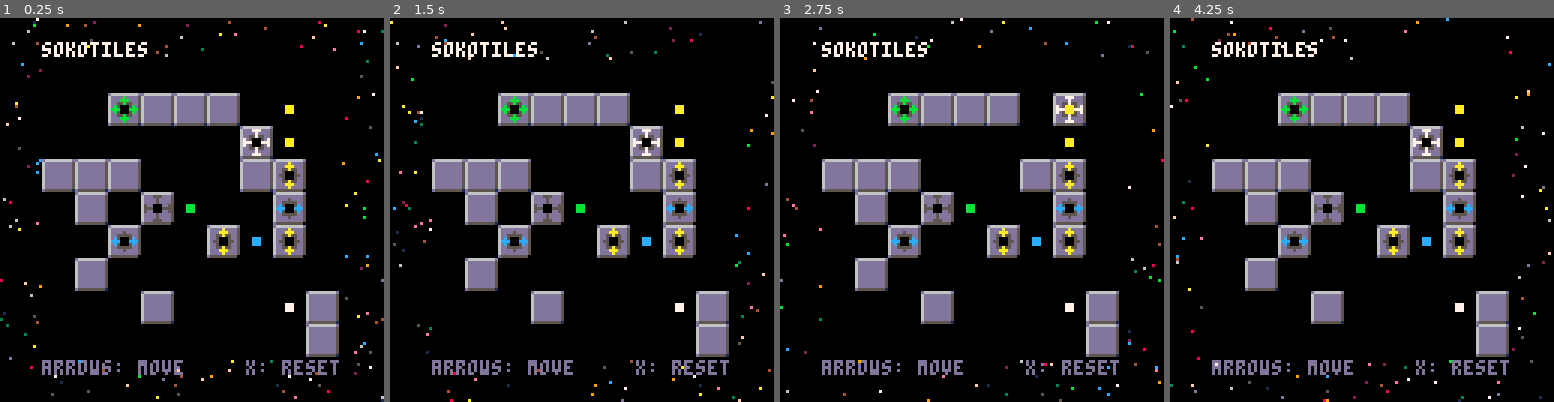
Above: before the commit, frames 1-4 (left to right).
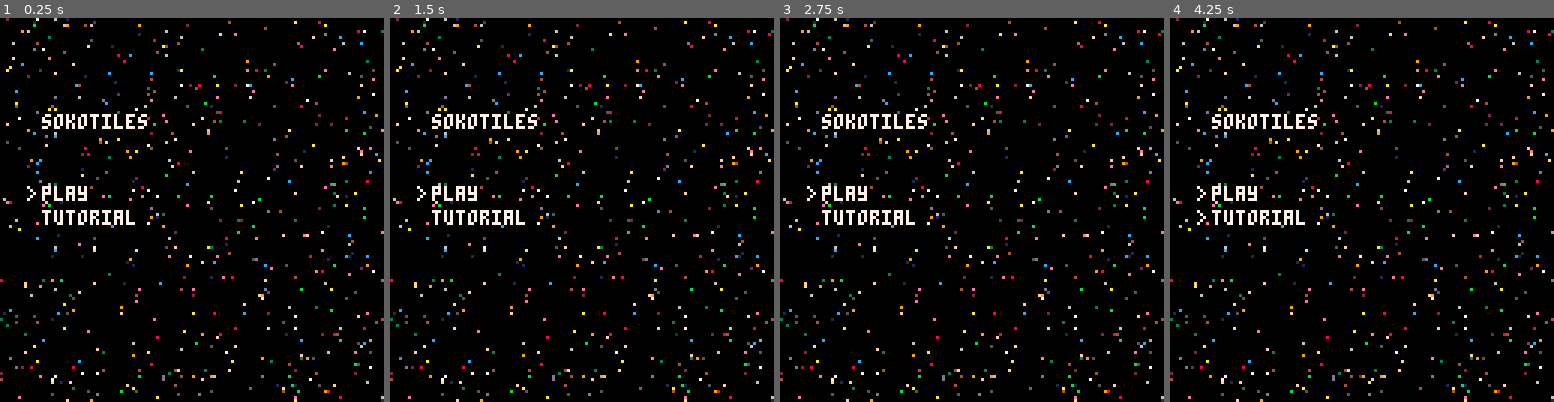
Above: after the commit, the same moments.

Repository: schoblaska/pico-8
Game: PICO-8 cartridge src/sokotiles.p8
Two runs of this game, one before a commit and one after it. Both use one fixed random seed, a clock stepped at 60 frames per second and the inputs below.
Inputs:
- Up to frame 1 (0.25 s): no input
- Up to frame 2 (1.5 s): tap X (X key) at 0.33, 1.07 s
- Up to frame 3 (2.75 s): hold Right 1.6-2.1 s; tap X (X key) at 1.85 s; hold Up 2.15-2.42 s; hold Right from 2.47 s (still down)
- Up to frame 4 (4.25 s): tap X (X key) at 2.97, 4.08 s; release Right at 3.03 s; hold Left 3.08-3.58 s; hold Down 3.63-3.97 s; hold Right from 4.02 s (still down)

The runs differ from the first frame. In frame 1, 19% of the frame differs, in the area x 0-100%, y 0-100%; in frame 2, 20%; in frame 3, 20%; in frame 4, 20%.

Commit message:
wip: title screen

Diff:
--- a/src/sokotiles.p8
+++ b/src/sokotiles.p8
@@ -10,9 +10,6 @@
 #include sokotiles/gamelogic.lua
 
 function _init()
-  board_buffer = 3
-  cleared_post_win = false
-
   board = {
     { ".", ".", ".", ".", ".", ".", ".", ".", "." },
     { ".", ".", ".", ".", ".", ".", ".", "y", "." },
@@ -37,50 +34,58 @@
     { ".", ".", ".", ".", ".", ".", ".", ".", "E" }
   }
 
-  cls()
-  rectfill(0, 0, 127, 127, 0)
-  draw_star_field(1)
+  set_scene("title")
 end
 
 function _update()
-  px, py = find_player()
+  if scene == "title" then
+    if btnp(2) and title_menu_selection > 1 then
+      title_menu_selection -= 1
+    elseif btnp(3) and title_menu_selection < 2 then
+      title_menu_selection += 1
+    elseif btnp(6) and title_menu_selection == 1 then
+      set_scene("game")
+    end
+  elseif scene == "game" then
+    px, py = find_player()
 
-  if btnp(0) then
-    move_if_able(px, py, -1, 0, false, false)
-  elseif btnp(1) then
-    move_if_able(px, py, 1, 0, false, false)
-  elseif btnp(2) then
-    move_if_able(px, py, 0, -1, false, false)
-  elseif btnp(3) then
-    move_if_able(px, py, 0, 1, false, false)
-  elseif btnp(5) and not is_won() then
-    _init()
+    if btnp(0) then
+      move_if_able(px, py, -1, 0, false, false)
+    elseif btnp(1) then
+      move_if_able(px, py, 1, 0, false, false)
+    elseif btnp(2) then
+      move_if_able(px, py, 0, -1, false, false)
+    elseif btnp(3) then
+      move_if_able(px, py, 0, 1, false, false)
+    elseif btnp(5) and not is_won() then
+      _init()
+    end
   end
 end
 
 function _draw()
-  if is_won() and not cleared_post_win then
+  if scene == "title" then
+    draw_title()
+  elseif scene == "game" then
+    draw_game()
+  end
+end
+
+function set_scene(new_scene)
+  if new_scene == "title" then
     cls()
-    cleared_post_win = true
-    rectfill(0, 0, 127, 127, 0)
     draw_star_field(2)
-  elseif not is_won() and cleared_post_win then
+    title_menu_selection = 1
+  elseif new_scene == "game" then
     cls()
     draw_star_field(1)
     cleared_post_win = false
   end
 
-  draw_twinkles()
-  print("sokotiles", 14, 8, 7)
-
-  if not is_won() then
-    rectfill(board_buffer + 11, board_buffer + 11, board_buffer + 110, board_buffer + 110, 0)
-    print("arrows: move", 14, 114, 13)
-    print("x: reset", 82, 114, 13)
-  end
-  draw_board()
+  scene = new_scene
 end
 
+-- TODO: store this in a variable when loading level
 function find_player()
   for y = 1, 9 do
     for x = 1, 9 do
--- a/src/sokotiles/draw.lua
+++ b/src/sokotiles/draw.lua
@@ -1,3 +1,5 @@
+board_buffer = 3
+
 function draw_twinkles()
   local times = is_won() and 10 or 1
 
@@ -102,3 +104,47 @@
     pset(rnd(128), rnd(128), rnd(16))
   end
 end
+
+function draw_game()
+  if is_won() and not cleared_post_win then
+    cls()
+    cleared_post_win = true
+    rectfill(0, 0, 127, 127, 0)
+    draw_star_field(2)
+  elseif not is_won() and cleared_post_win then
+    cls()
+    draw_star_field(1)
+    cleared_post_win = false
+  end
+
+  draw_twinkles()
+
+  draw_text("sokotiles", 14, 8, 7, 0)
+
+  if not is_won() then
+    rectfill(board_buffer + 11, board_buffer + 11, board_buffer + 110, board_buffer + 110, 0)
+    draw_text("arrows: move", 14, 114, 13, 0)
+    draw_text("x: reset", 82, 114, 13, 0)
+  end
+
+  draw_board()
+end
+
+function draw_title()
+  local menu_xy = { x = 14, y = 56 }
+
+  draw_twinkles()
+
+  draw_text("sokotiles", 14, 32, 7, 0)
+  draw_text("play", menu_xy.x, menu_xy.y, 7, 0)
+  draw_text("tutorial", menu_xy.x, menu_xy.y + 8, 7, 0)
+  draw_text(">", menu_xy.x - 5, menu_xy.y + (title_menu_selection - 1) * 8, 7, 0)
+end
+
+function draw_text(text, x, y, fg, bg)
+  if bg then
+    rectfill(x, y, x + #text * 4 - 2, y + 4, bg)
+  end
+
+  print(text, x, y, fg)
+end
